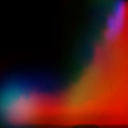
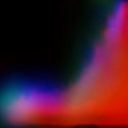
Layer changes from the first 128 × 128 image to the second:
painted on "hfNoise" over [0, 0, 128, 123]
